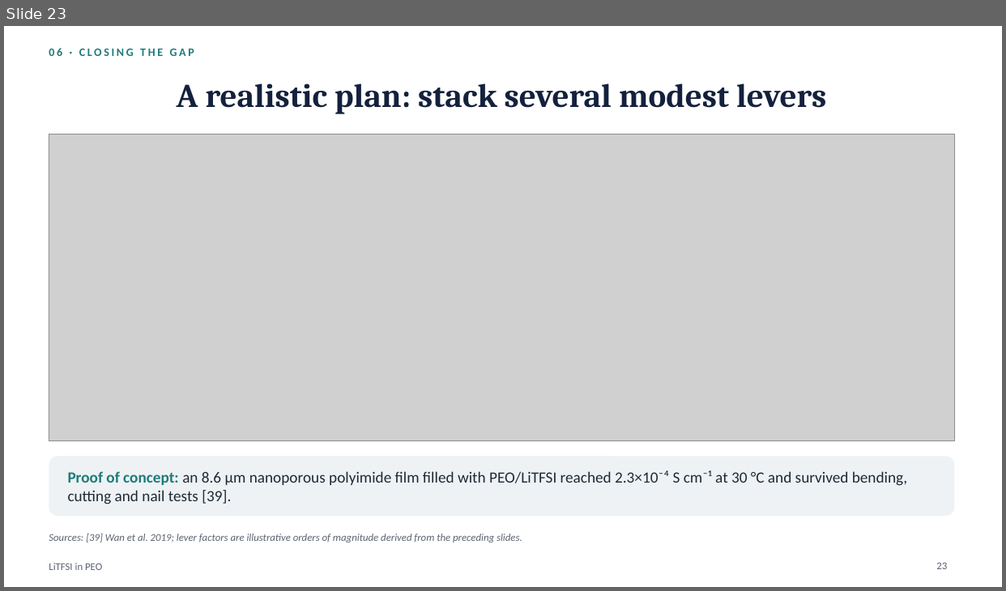
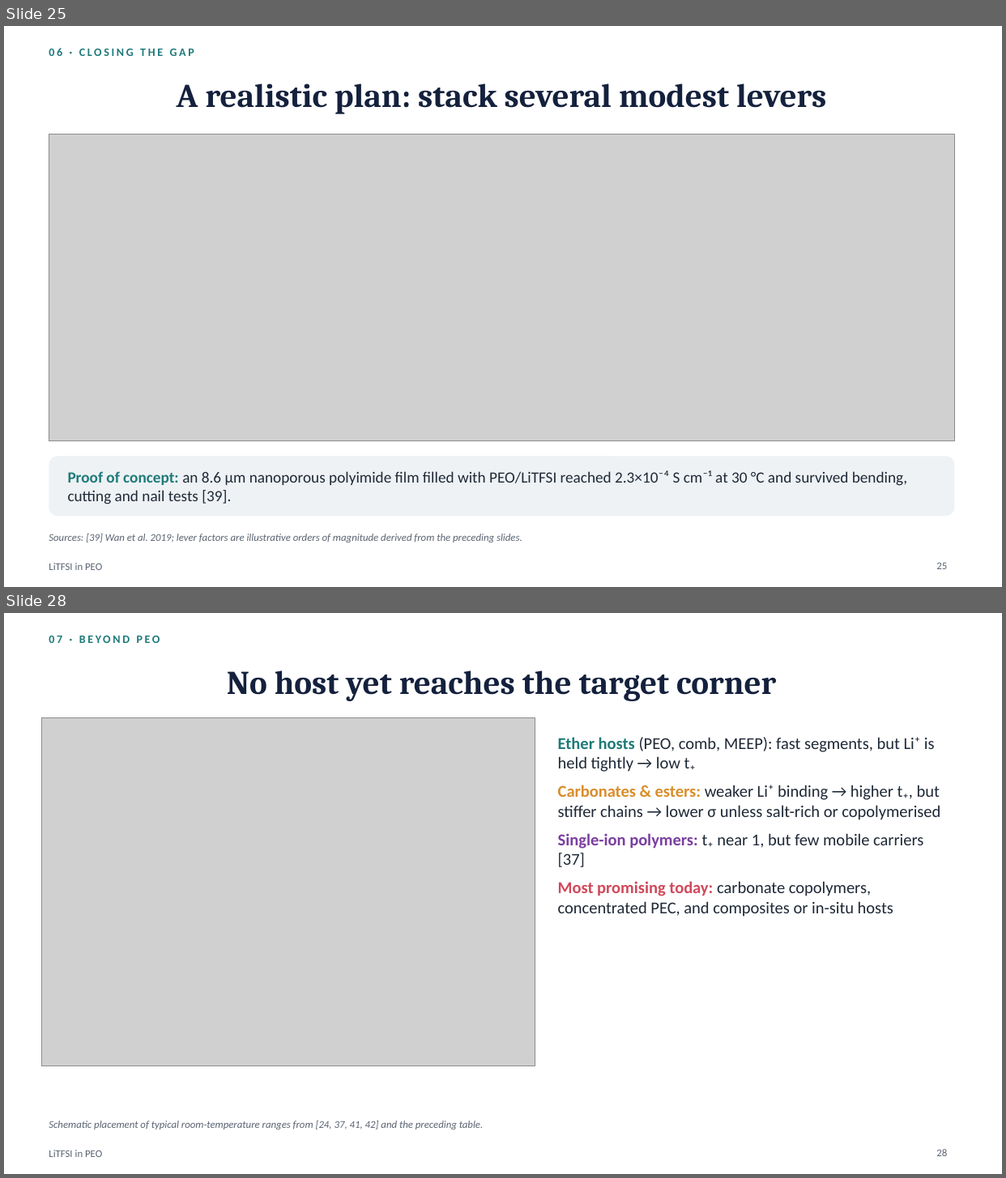
Before and after one commit to zhaoyuw44-lang/Trash, a slide deck: litfsi_peo_ppt/LiTFSI_in_PEO.pptx. Shown one above the other, each under a label of ours: slide 23 before the commit, slides 25 and 28 after it; the slides between them are not shown. The pictures are 1006x591 and 1006x1178 pixels, drawn with LibreOffice and Linux fonts; fonts in the diff are those of the drawing; grey boxes stand for pictures. Boxes give left, top, right and bottom in pixels: in the first picture for what was removed or moved away, otherwise in the second. Text is boxed around its words. In the diff, an @@ line names an element or a change of style, - is before the commit and + after.

```diff
--- a/litfsi_peo_ppt/LiTFSI_in_PEO.pptx
+++ b/litfsi_peo_ppt/LiTFSI_in_PEO.pptx
@@ slide 28 added at box(4, 613, 1002, 1174), background #FFFFFF; not listed: 1 template element that a slide beside it also shows @@
@@ text added at box(49, 635, 160, 643), 11 pt, text #1F7A7A, bold @@
+07 · BEYOND PEO
@@ title added at box(227, 671, 776, 701), 32 pt, text #14213D, bold @@
+No host yet reaches the target corner
@@ picture added at box(41, 717, 535, 1066) @@
@@ text added at box(558, 737, 940, 917), 16 pt, text #1F2937 @@
+• Ether hosts (PEO, comb, MEEP): fast segments, but Li⁺ is held tightly → low t₊
+• Carbonates & esters: weaker Li⁺ binding → higher t₊, but stiffer chains → lower σ unless salt-rich or copolymerised
+• Single-ion polymers: t₊ near 1, but few mobile carriers [37]
+• Most promising today: carbonate copolymers, concentrated PEC, and composites or in-situ hosts
@@ text added at box(49, 1120, 484, 1130), 10 pt, text #5B6472, italic @@
+Schematic placement of typical room-temperature ranges from [24, 37, 41, 42] and the preceding table.
@@ page number added at box(936, 1149, 947, 1157), 10 pt, text #5B6472 @@
+28
@@ what was slide 23 is now slide 25 @@
@@ page number at box(936, 562, 947, 570): text changed @@
-23
+25
```
Also in this commit, not shown: 16 slides changed, 4 other slides added, 7 other files.
